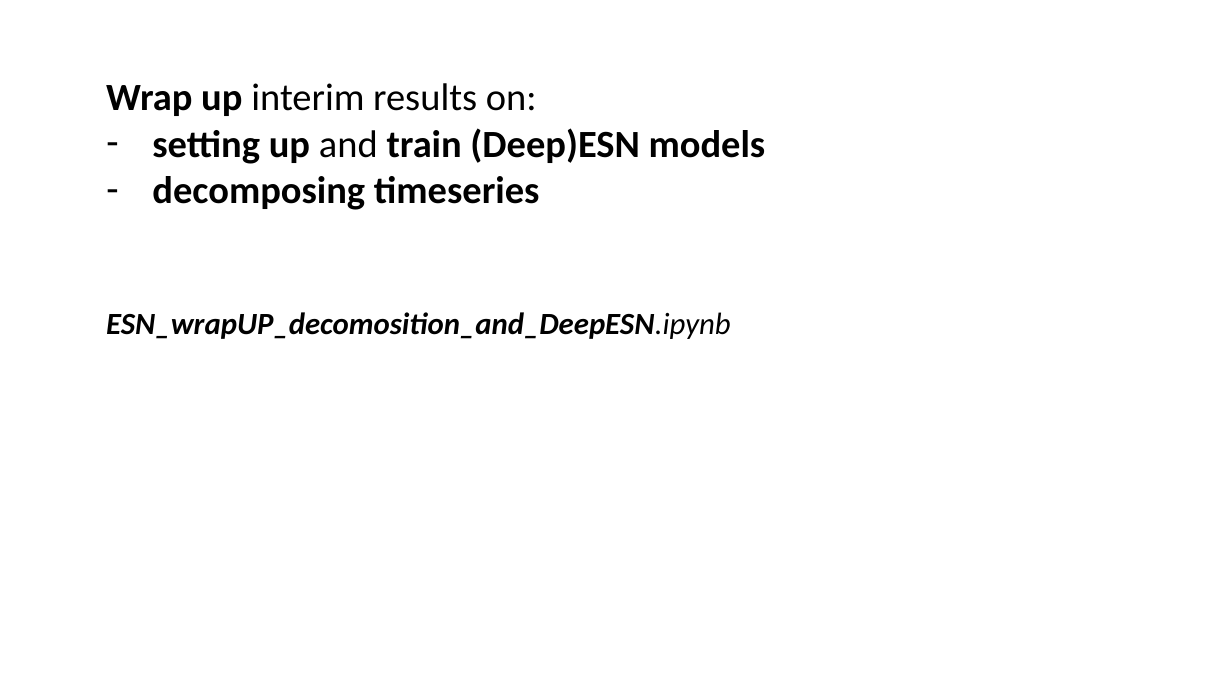
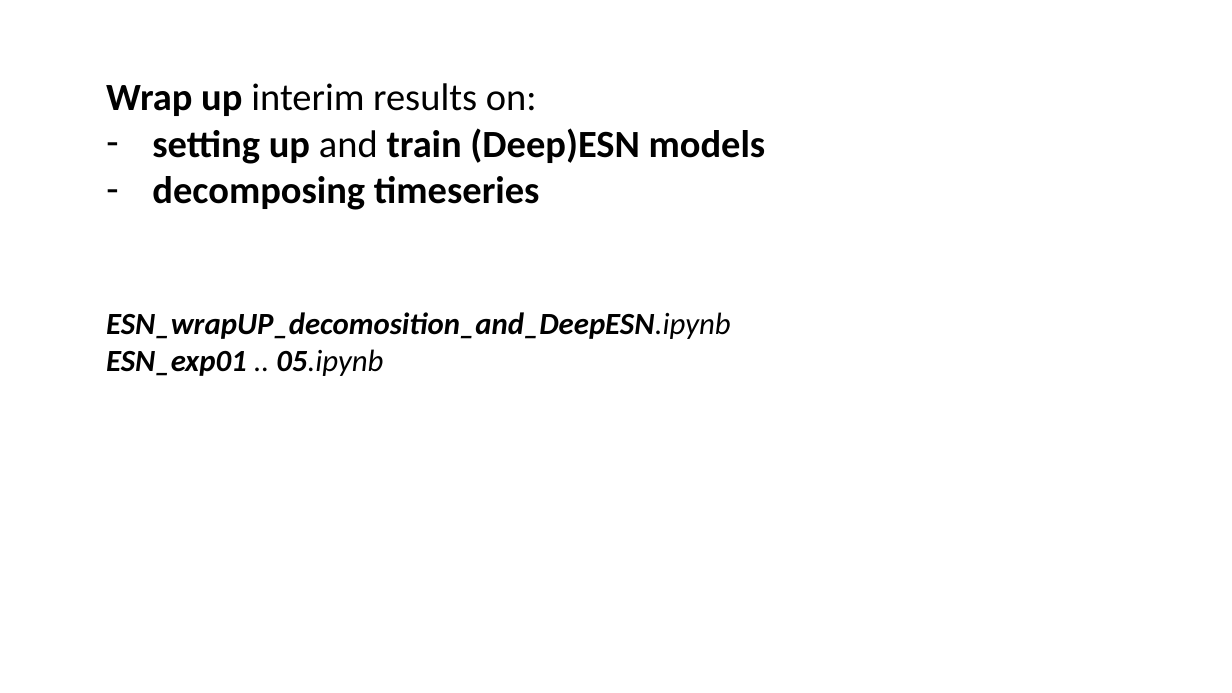
Before and after one commit to MarcoLandtHayen/EchoStateNetworks, a slide deck: slide 1 of ESN_wrapUP_decomposition_and_DeepESNs.pptx. Drawn at 1232x693 pixels with LibreOffice and Linux fonts; fonts in the diff are those of the drawing. Boxes give left, top, right and bottom in pixels: in the first picture for what was removed or moved away, otherwise in the second. Text is boxed around its words. In the diff, an @@ line names an element or a change of style, - is before the commit and + after.

```diff
--- a/ESN_wrapUP_decomposition_and_DeepESNs.pptx
+++ b/ESN_wrapUP_decomposition_and_DeepESNs.pptx
@@ text at [106,349,383,376]: paragraph added @@
+ESN_exp01 .. 05.ipynb
```
Also in this commit, not shown: 5 slides added, 2 other files.
